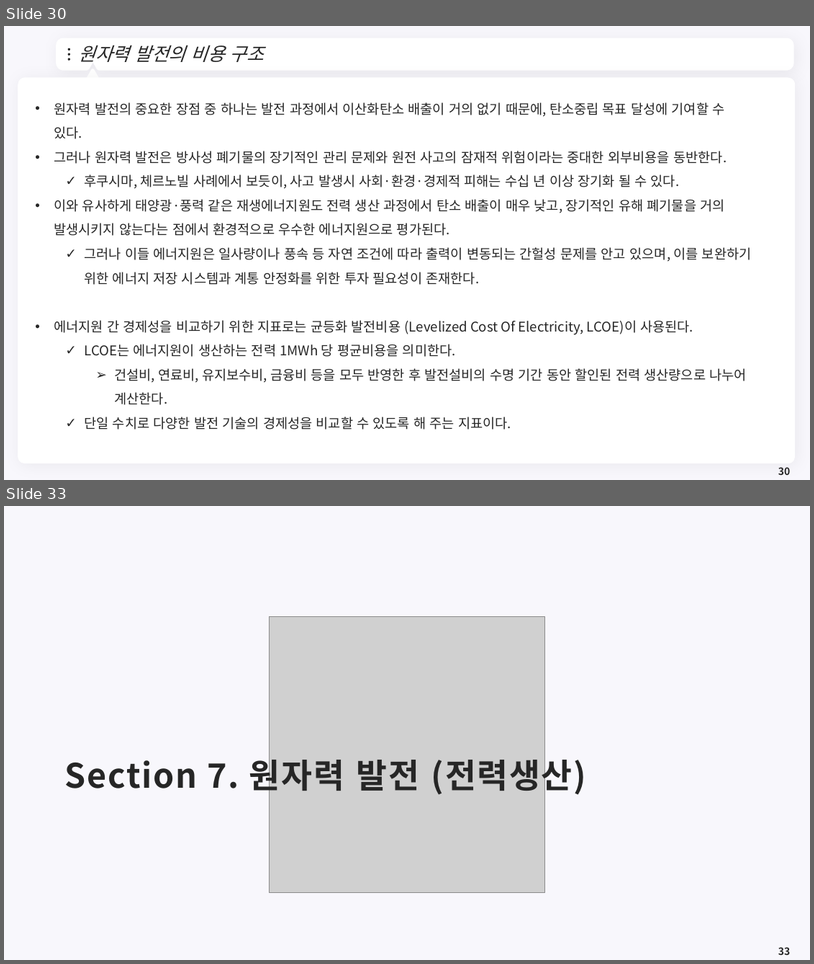
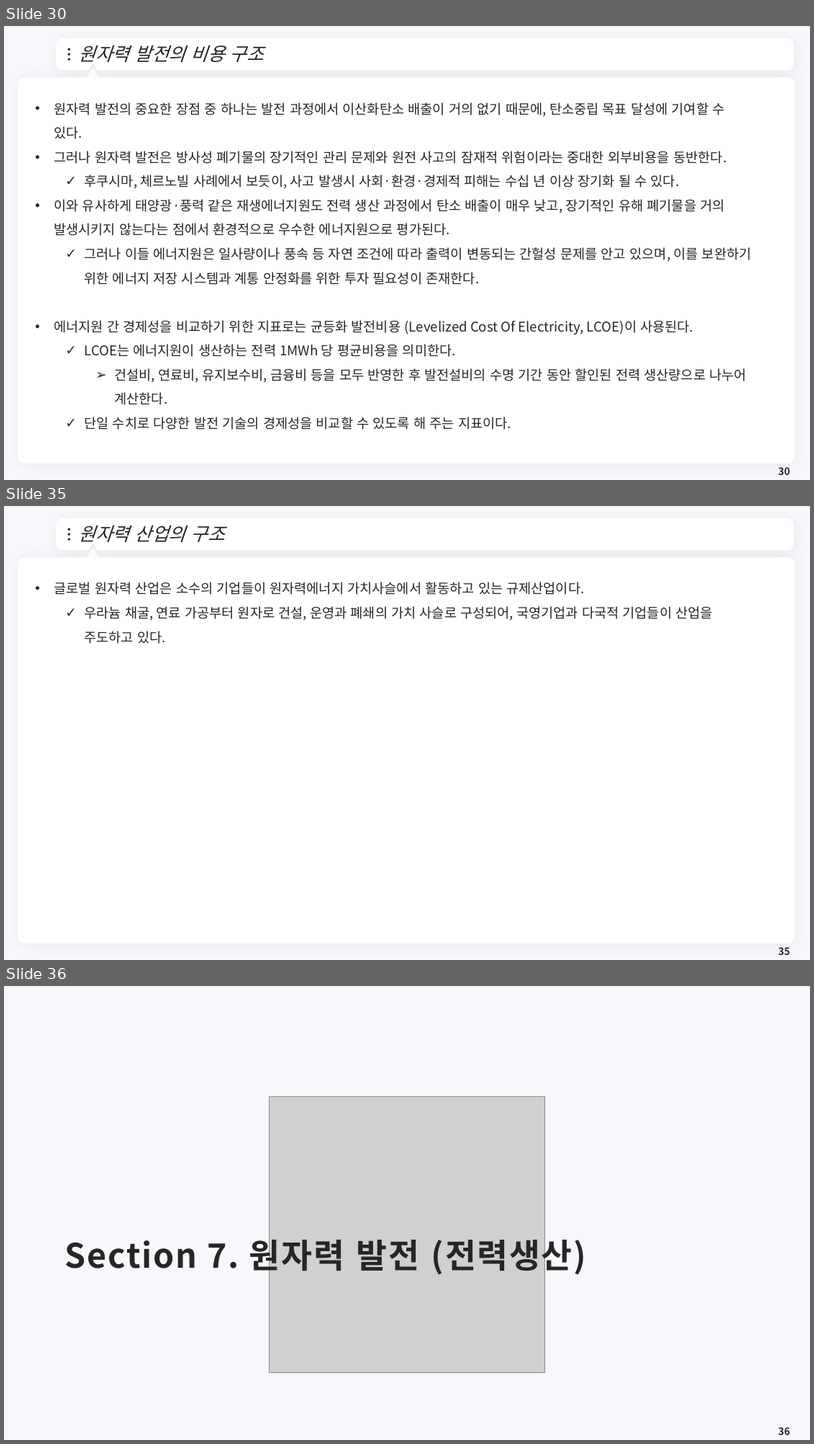
Before and after one commit to meandthey/Teaching, a slide deck: 에너지경제학/자원에너지경제학_Chapter_4 (원자력).pptx. Shown one above the other, each under a label of ours: slides 30 and 33 before the commit, slides 30, 35 and 36 after it; the slides between them are not shown. The pictures are 814x964 and 814x1444 pixels, drawn with LibreOffice and Linux fonts; fonts in the diff are those of the drawing; grey boxes stand for pictures; background and template pictures are left out. Boxes give left, top, right and bottom in pixels: in the first picture for what was removed or moved away, otherwise in the second. Text is boxed around its words. In the diff, an @@ line names an element or a change of style, - is before the commit and + after.

```diff
--- a/에너지경제학/자원에너지경제학_Chapter_4 (원자력).pptx
+++ b/에너지경제학/자원에너지경제학_Chapter_4 (원자력).pptx
@@ slide 35 added at box(4, 506, 810, 960), background #F8F7FC; not listed: 7 template elements that a slide beside it also shows @@
@@ title added at box(79, 525, 224, 542), 22 pt, text #262626, italic @@
+원자력 산업의 구조
@@ text added at box(54, 582, 712, 644), 16 pt, text #262626 @@
+• 글로벌 원자력 산업은 소수의 기업들이 원자력에너지 가치사슬에서 활동하고 있는 규제산업이다.
+  ✓ 우라늄 채굴, 연료 가공부터 원자로 건설, 운영과 폐쇄의 가치 사슬로 구성되어, 국영기업과 다국적 기업들이 산업을 주도하고 있다.
@@ page number added at box(779, 947, 790, 955), 12 pt, text #262626, bold @@
+35
@@ what was slide 33 is now slide 36 @@
@@ page number at box(779, 1427, 790, 1435): text changed @@
-33
+36
```
Also in this commit, not shown: 2 slides changed, 2 other slides added.
